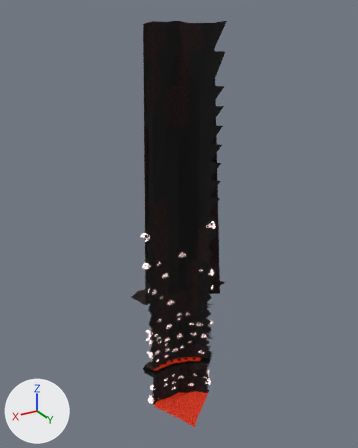
The glTF model maps/bentham_ring/models/map_base_s2.glb, before and after one commit.
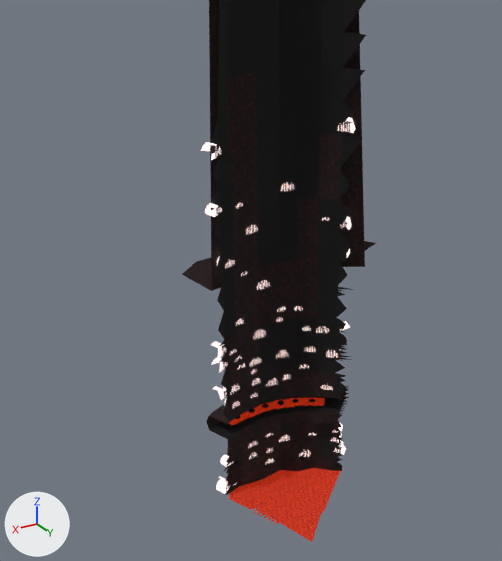
There are two pictures of each version: one whole from a camera (50 mm lens) standing at (189.0, 287.0, 338.0) and looking at (-11.0, -45.0, 171.0), one close up on the part from 12% to 80% of the width and 37% to 97% of the height. Every picture has the same lights, and +X, +Y and +Z are marked at lower left. The first two pictures are the older version. Objects named as collision shapes, trigger or cutter boxes, shadow casters or lower levels of detail are left out.

In view in the first close-up: 'MapBaseS2Rock'.
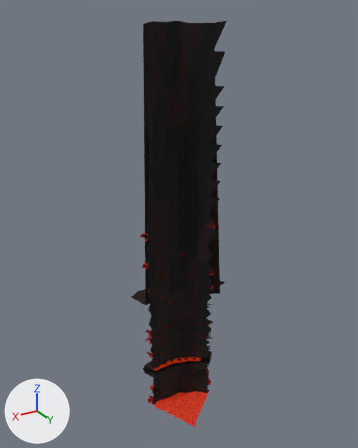
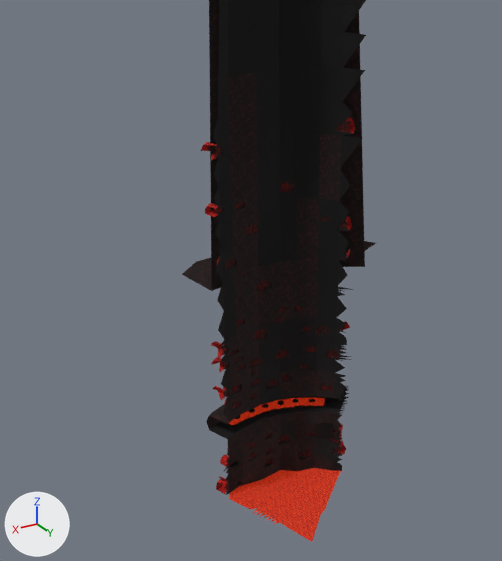
Scene script edits in JSON lines:
```json
{"op": "remove", "block": "mat_hellglow", "code": "mat_hellglow.emission_strength = 1.0"}
```

Pixel boxes (x1, y1, x2, y2) of what changed, in the close-ups (502 x 561 px):
```json
{"object": "MapBaseS2Rock", "change": "surface changed", "before": [201, 113, 359, 495], "after": [201, 113, 359, 495]}
```
